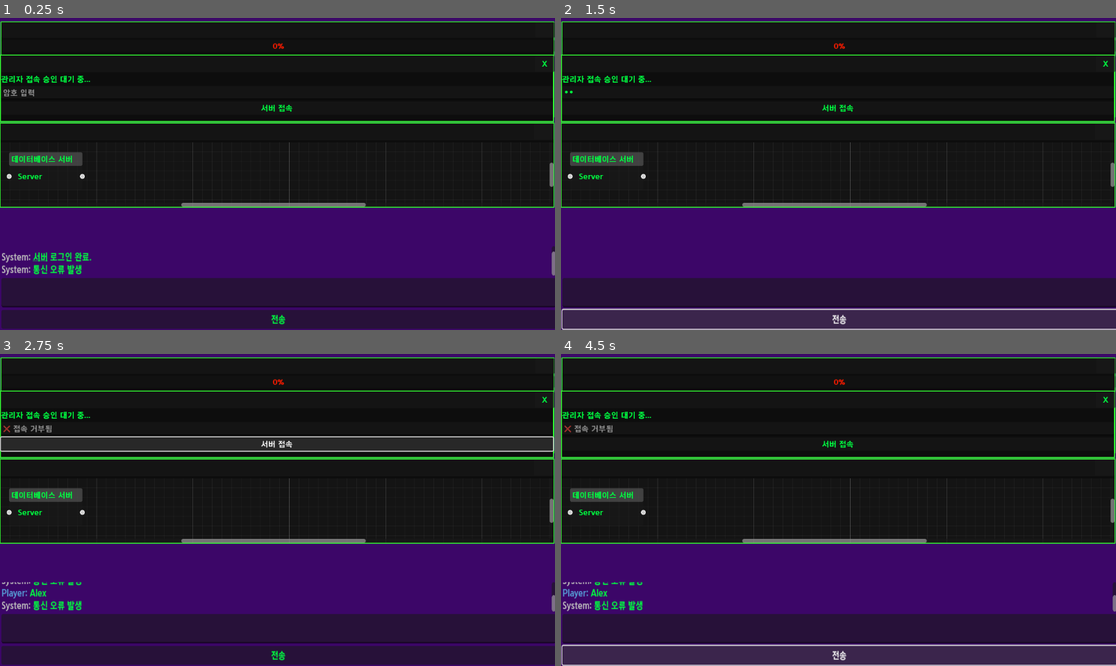
Above: before the commit, frames 1-4 (two rows, left to right).
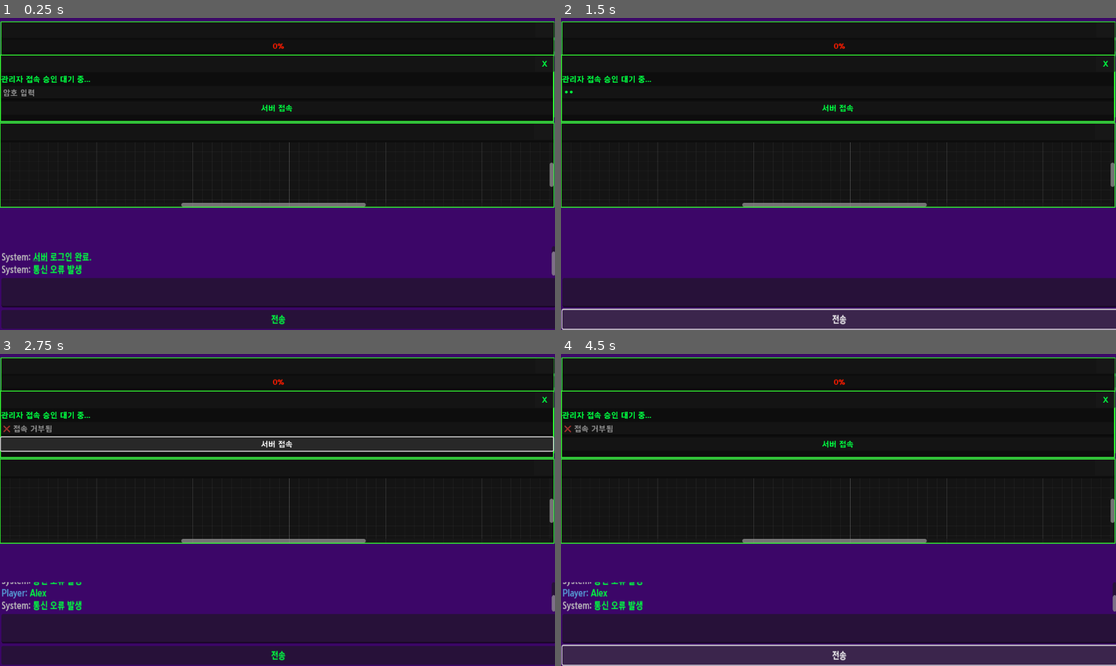
Above: after the commit, the same moments.

Repository: rorena15/llm_game
Game: Godot game, scene res://desktop.tscn
Same seed, same stepped clock (60 frames per second), same inputs: the game is played once before the commit and once after it. This scene is started directly instead of the project's main scene.
Inputs (mouse positions are in pixels of both pictures, inside the frame that each line leads up to):
- Up to frame 1 (0.25 s): no input
- Up to frame 2 (1.5 s): click (838, 292) at 0.52 s; type "Alex" at 0.6 s; click (838, 92) at 0.75 s; type "12" at 0.83 s; click "전송" at 1.25 s
- Up to frame 3 (2.75 s): click "서버 접속" at 2 s
- Up to frame 4 (4.5 s): click "전송" at 2.75 s; click "서버 접속" at 3.5 s; click "전송" at 4.25 s

The runs differ from the first frame. In frame 1, 0.7% of the frame differs, in the area x 1-16%, y 42-52%; in frame 2, 0.7%; in frame 3, 0.7%; in frame 4, 0.7%.

Commit message:
db내용 삭제

Diff:
--- a/godot_project/socialengineeer/app_board.tscn
+++ b/godot_project/socialengineeer/app_board.tscn
@@ -26,14 +26,15 @@
 show_menu = false
 
 [node name="Server Node" type="GraphNode" parent="Layout/ContentArea/GraphEdit" index="1"]
+visible = false
 layout_mode = 1
 anchors_preset = 2
 anchor_top = 1.0
 anchor_bottom = 1.0
 offset_left = 18.0
-offset_top = -89.0
+offset_top = -93.0
 offset_right = 170.0
-offset_bottom = -11.0
+offset_bottom = -15.0
 grow_vertical = 0
 mouse_filter = 1
 position_offset = Vector2(18, 21)
Not shown, changed: main.py
Not shown, removed: memory_db/chroma.sqlite3
Not shown, removed: memory_db/e76a5071-8f53-439f-9422-89725114f017/data_level0.bin
Not shown, removed: memory_db/e76a5071-8f53-439f-9422-89725114f017/header.bin
Not shown, removed: memory_db/e76a5071-8f53-439f-9422-89725114f017/length.bin
Not shown, removed: memory_db/e76a5071-8f53-439f-9422-89725114f017/link_lists.bin
